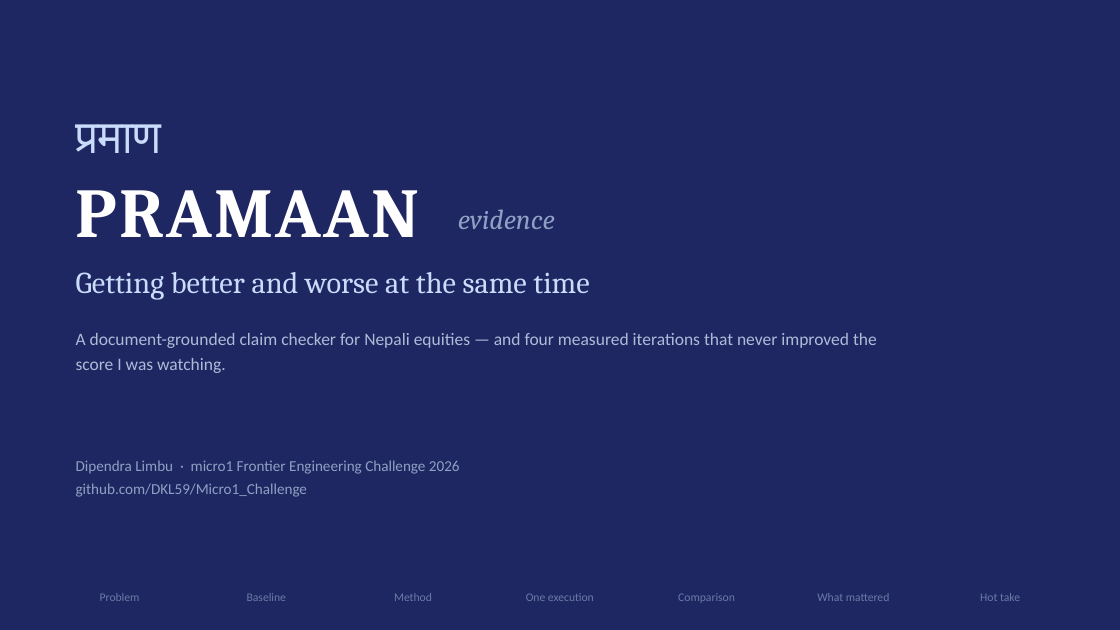
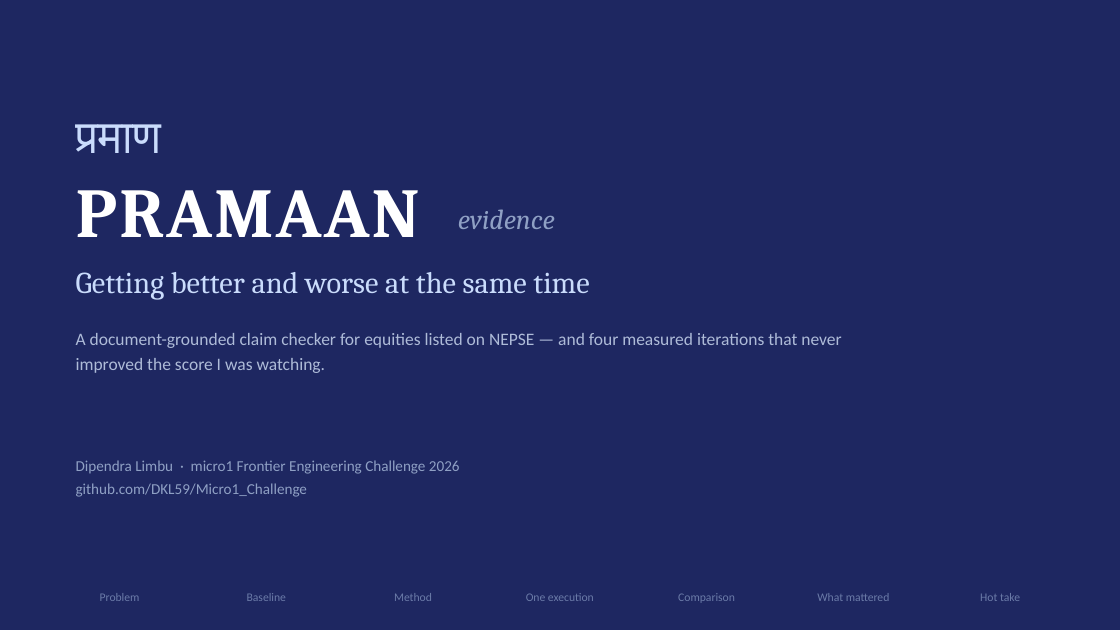
Before and after one commit to DKL59/Micro1_Challenge, a slide deck: slide 1 of presentation/PRAMAAN.pptx. Drawn at 1120x630 pixels with LibreOffice and Linux fonts; fonts in the diff are those of the drawing. Boxes give left, top, right and bottom in pixels: in the first picture for what was removed or moved away, otherwise in the second. Text is boxed around its words. In the diff, an @@ line names an element or a change of style, - is before the commit and + after.

Commit message:
presentation: title subtitle names the market

```diff
--- a/presentation/PRAMAAN.pptx
+++ b/presentation/PRAMAAN.pptx
@@ text at (76,333,841,373): text changed @@
-A document-grounded claim checker for Nepali equities — and four measured iterations that never improved the score I was watching.
+A document-grounded claim checker for equities listed on NEPSE — and four measured iterations that never improved the score I was watching.
```
Also in this commit, not shown: 1 other file.
